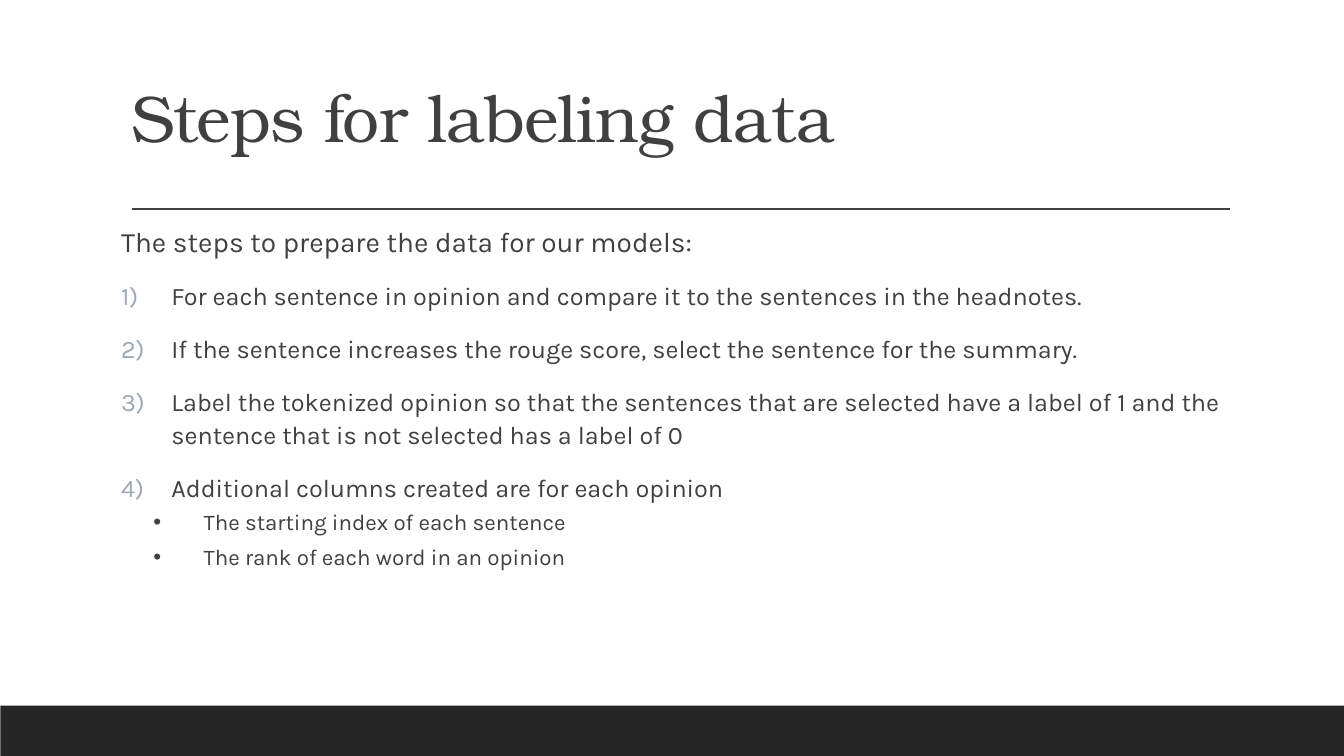
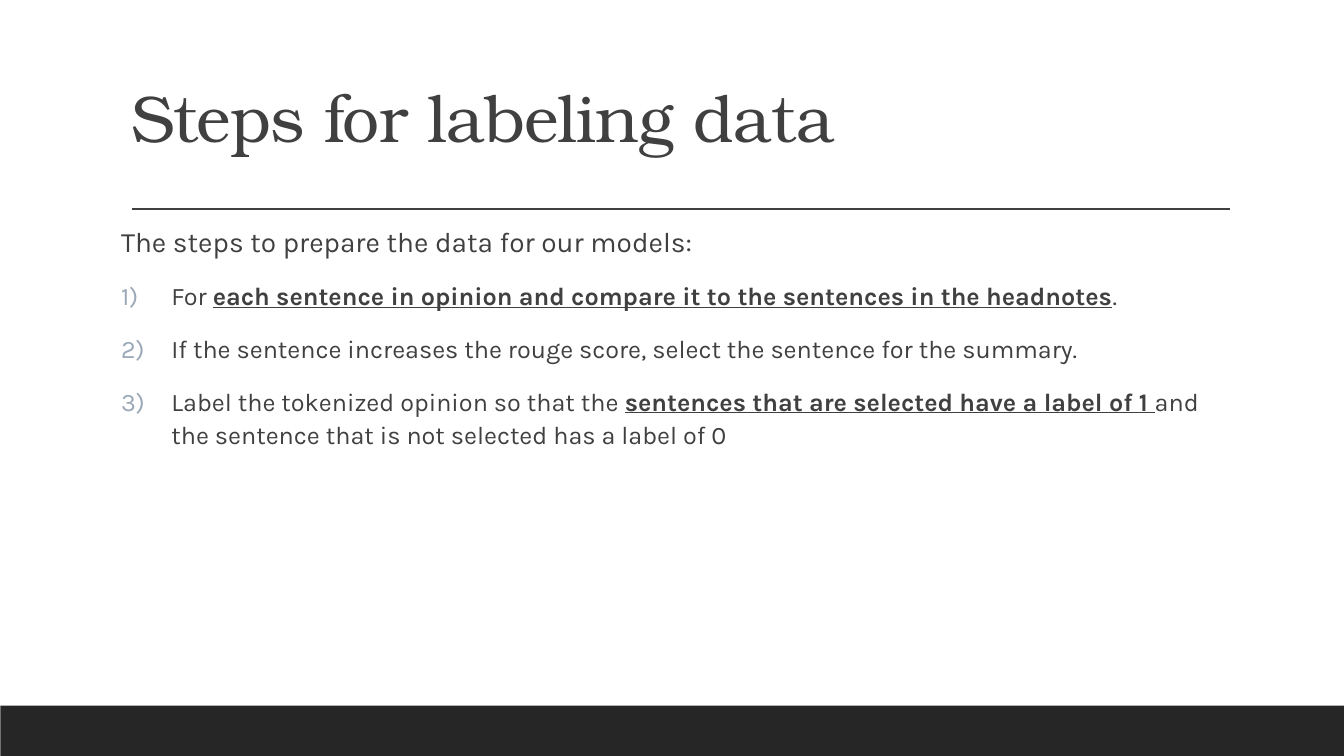
Before and after one commit to gufranpathan/case_law_g45, a slide deck: slide 5 of Group 45 Data Science for Case Law.pptx. Drawn at 1344x756 pixels with LibreOffice and Linux fonts; fonts in the diff are those of the drawing. Boxes give left, top, right and bottom in pixels: in the first picture for what was removed or moved away, otherwise in the second. Text is boxed around its words. In the diff, an @@ line names an element or a change of style, - is before the commit and + after.

```diff
--- a/Group 45 Data Science for Case Law.pptx
+++ b/Group 45 Data Science for Case Law.pptx
@@ text at [171, 287, 1199, 445]: bold on, underline on in "each sentence in opinion and compare it ...", "sentences that are selected have a label ..." @@
@@ text at [171, 479, 724, 571]: paragraphs removed @@
-4) Additional columns created are for each opinion
-  • The starting index of each sentence
-  • The rank of each word in an opinion
```
Also in this commit, not shown: 4 other slides changed, 1 slide removed.
